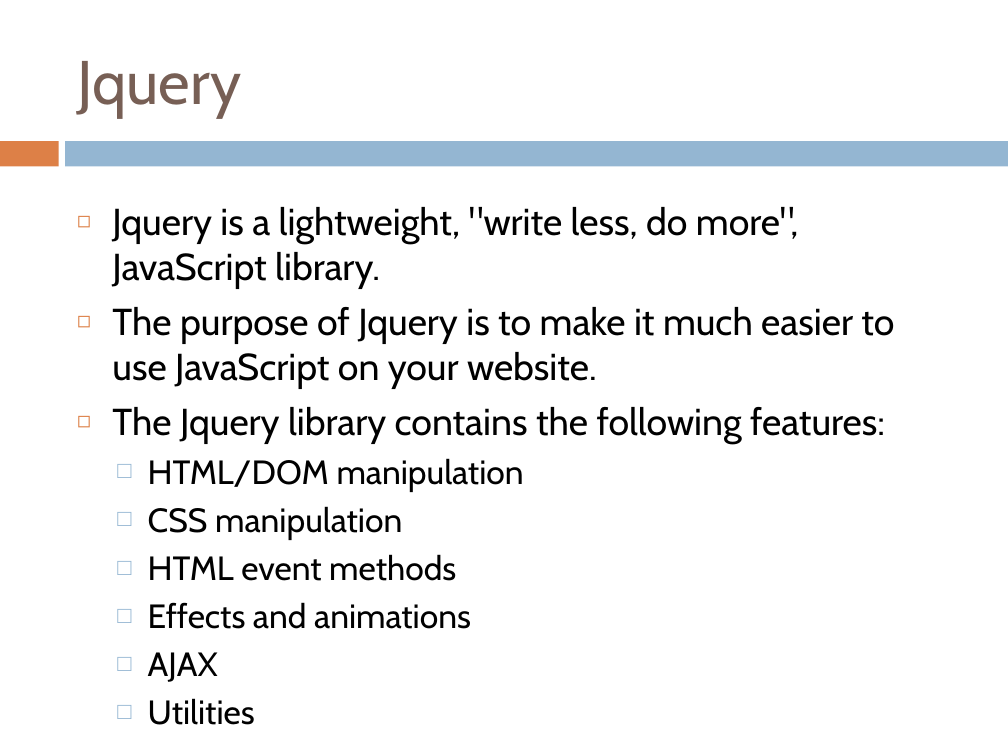
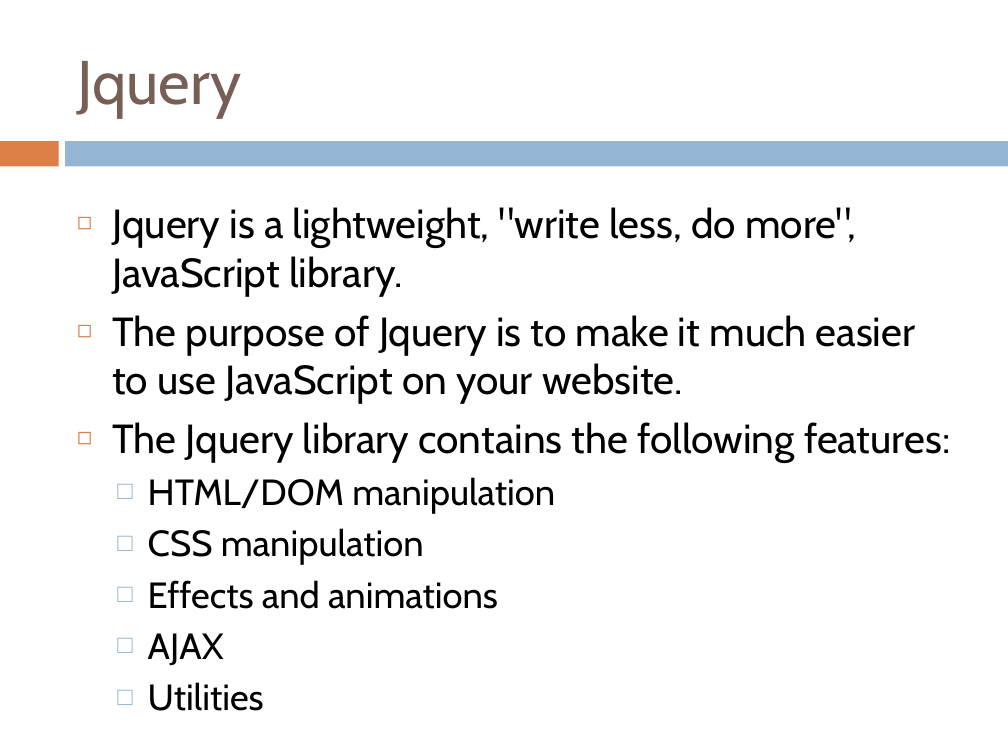
Before and after one commit to yedukondalurd/PPT, a slide deck: slide 3 of Advanced Javascript Day-2.pptx. Drawn at 1008x756 pixels with LibreOffice and Linux fonts; fonts in the diff are those of the drawing. Boxes give left, top, right and bottom in pixels: in the first picture for what was removed or moved away, otherwise in the second. Text is boxed around its words. In the diff, an @@ line names an element or a change of style, - is before the commit and + after.

```diff
--- a/Advanced Javascript Day-2.pptx
+++ b/Advanced Javascript Day-2.pptx
@@ text "Jquery is a lightweight, "write ..." at (112, 207, 950, 666): size 26.8 to 29 pt in "Jquery is a lightweight, "write less, do ...", "The purpose of Jquery is to make ...", "The Jquery library contains the following features:"; size 24.1 to 26 pt in "HTML/DOM manipulation", "CSS manipulation", "Effects and animations", "AJAX" and 1 more places @@
@@ text at (148, 554, 456, 581): paragraph removed @@
-  □ HTML event methods
```
Also in this commit, not shown: 1 other slide changed, 2 slides removed.
